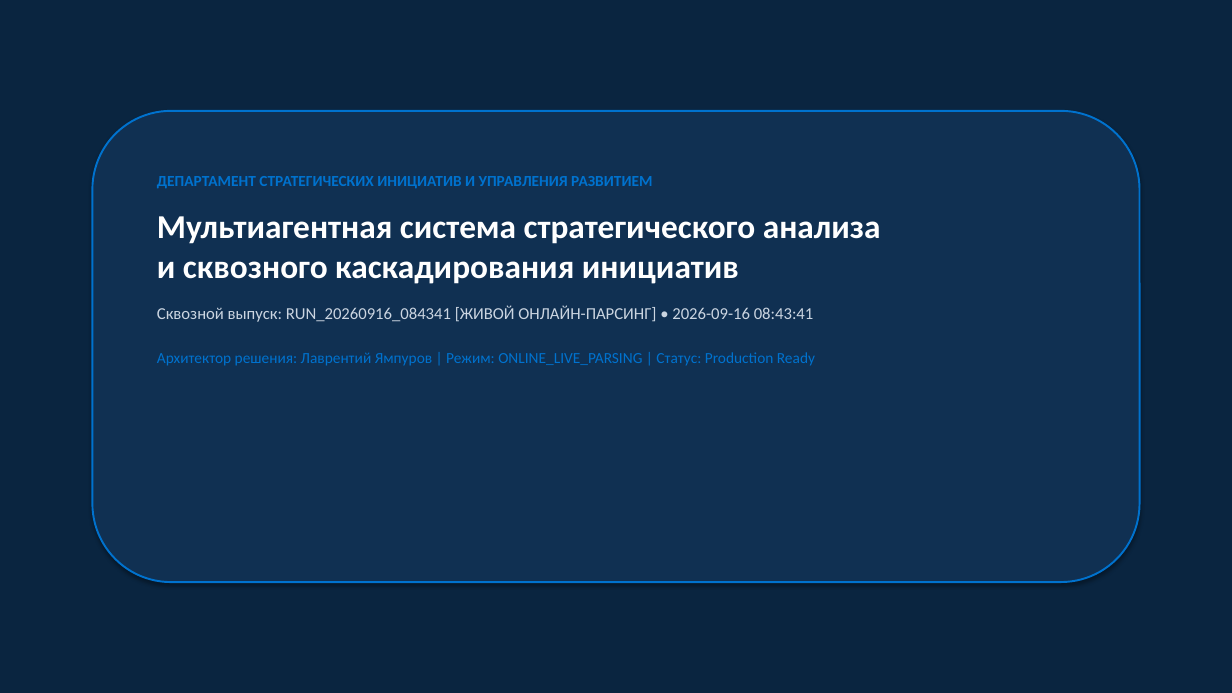
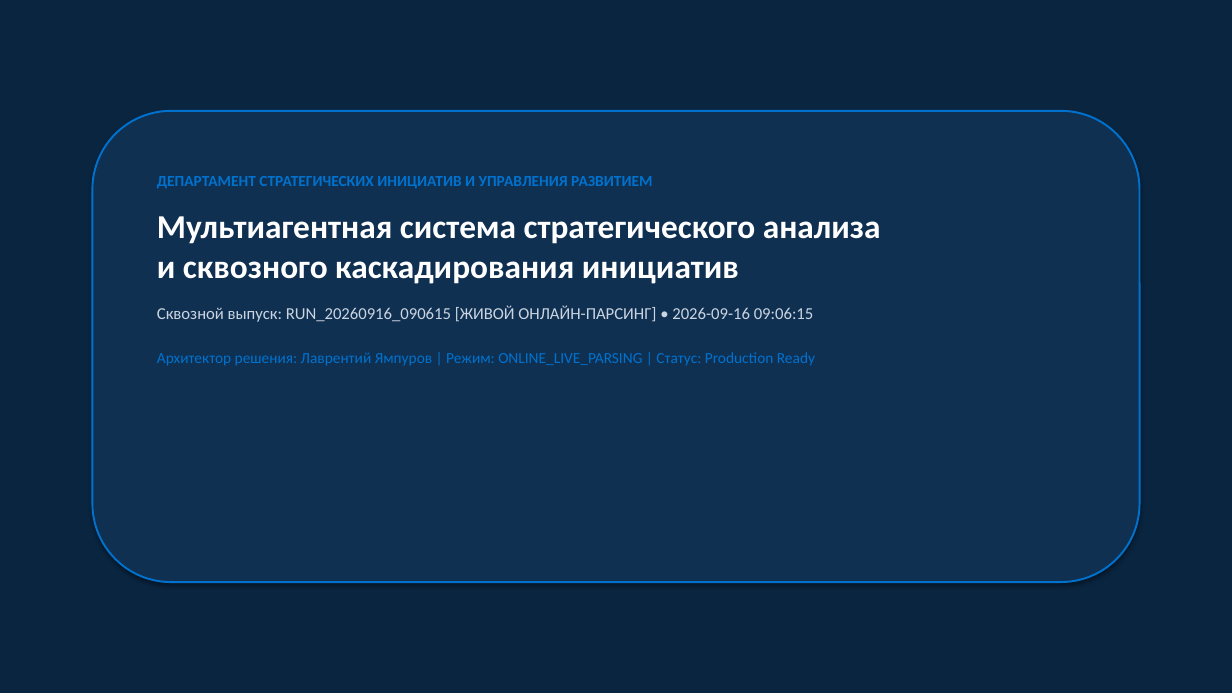
Before and after one commit to Lavrentiy123/projects, a slide deck: slide 1 of 01_Портфолио_и_Проекты/проекты_базовые_GitHub/03_gazprom_agent_prototype/gazprom_executive_deck.pptx. Drawn at 1232x693 pixels with LibreOffice and Linux fonts; fonts in the diff are those of the drawing. Boxes give left, top, right and bottom in pixels: in the first picture for what was removed or moved away, otherwise in the second. Text is boxed around its words. In the diff, an @@ line names an element or a change of style, - is before the commit and + after.

```diff
--- a/01_Портфолио_и_Проекты/проекты_базовые_GitHub/03_gazprom_agent_prototype/gazprom_executive_deck.pptx
+++ b/01_Портфолио_и_Проекты/проекты_базовые_GitHub/03_gazprom_agent_prototype/gazprom_executive_deck.pptx
@@ text at [157,306,814,322]: text changed @@
-Сквозной выпуск: RUN_20260916_084341 [ЖИВОЙ ОНЛАЙН-ПАРСИНГ] • 2026-09-16 08:43:41
+Сквозной выпуск: RUN_20260916_090615 [ЖИВОЙ ОНЛАЙН-ПАРСИНГ] • 2026-09-16 09:06:15
```
Also in this commit, not shown: 59 other files.
